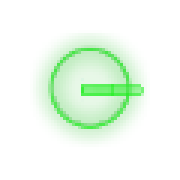
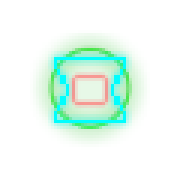
Layers edited between the first and the second 180px x 180px image:
showed "missilecannon", painted on it over [63, 51, 117, 129]
showed "lasertower", painted on it over [54, 57, 126, 123]
showed "lasertower_aura", painted on it over [48, 51, 132, 129]
hid "blastercannon" over [81, 75, 144, 102]
